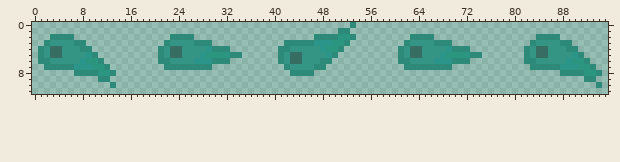
Sprite sheet, stored at gfx/Water Blob.png. Above is the file before it was changed.
The file is 96x12 pixels. Colours within 5 levels of each other are drawn and written as one.
After the commit:
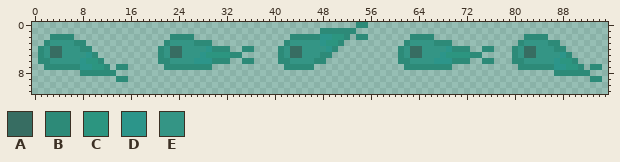
Palette (. is transparent): A #376d62  B #2d8a78  C #2c9580  D #2c958afe  E #349585
Difference:
Changed rows in their new state; - is an unchanged pixel.
first column x 7:
 0 ----------------------------------------------.BB---------------------------------------
 1 -----------------------------------------BBB--B-----------------------------------------
 2 ------------------------------------BBBB-DDC-B.BB--------------------------BB--..-------
 3 ------------------------------------EEEEE-C-B.----------------------------BEE--BB..-----
 4 ----------------------------BB-----EAA---EDB.-----------------------BB---BEAAEE-BB..----
 5 -----------------------------------------BB.-----------------------------BEAAEE--DB..---
 6 ----------------------------BB-----BEE--B-.-------------------------BB---BBEE---DCCB..--
 7 B------BB---------------------------BBBB..--------------------------------BB----D-CCB.-B
 8 .---BB------------------------------....----------------------------------------B----B..
 9 ----..-BB----------------------------------------------------------------------------.-B
10 ------.--------------------------------------------------------------------------------.
